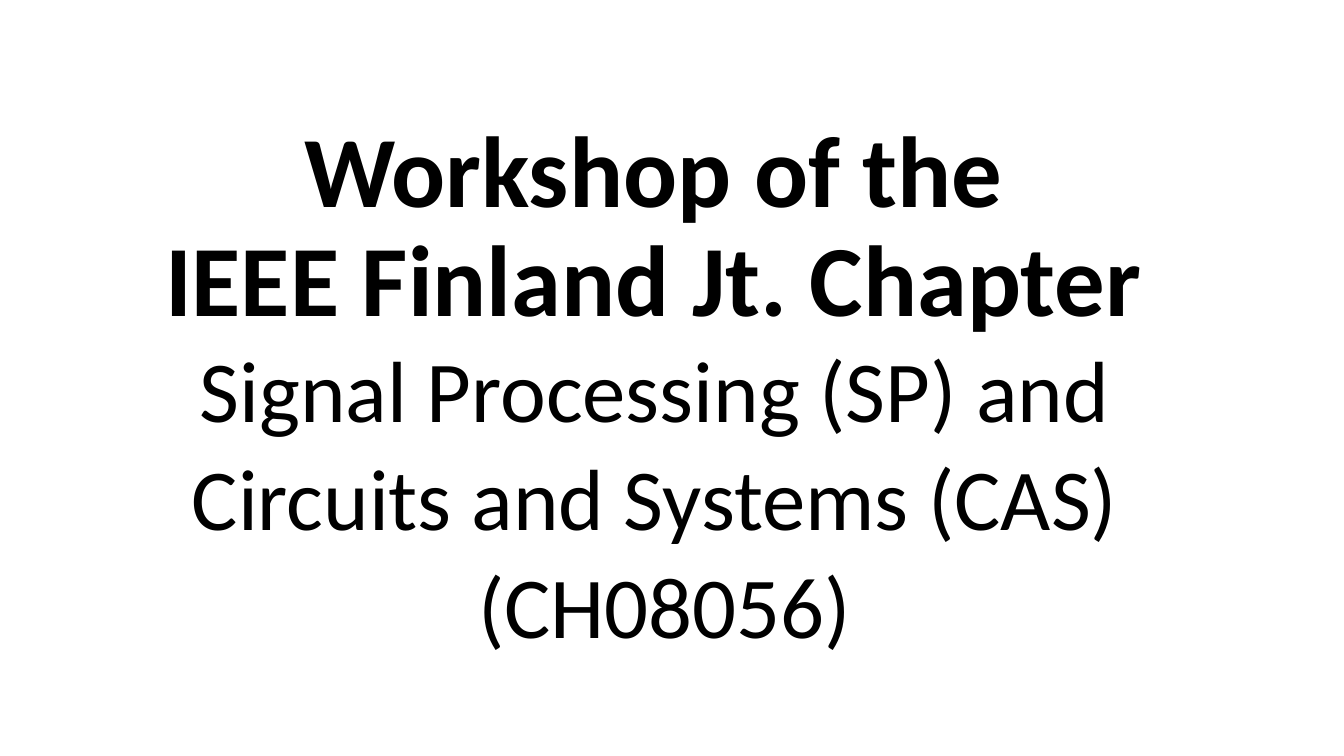
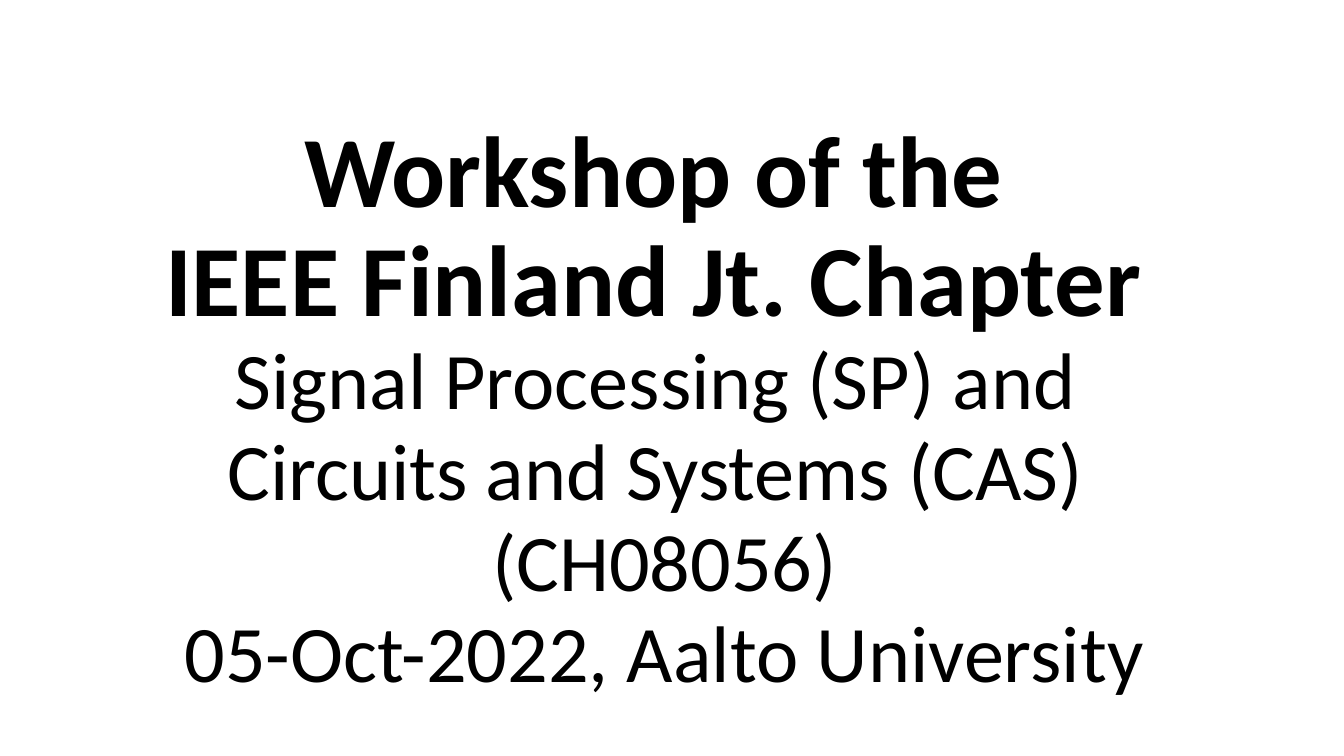
Before and after one commit to ieeespcasfinland/ieeespcasfinland.github.io, a slide deck: slide 1 of Slides05Oct_Ju.pptx. Drawn at 1344x756 pixels with LibreOffice and Linux fonts; fonts in the diff are those of the drawing. Boxes give left, top, right and bottom in pixels: in the first picture for what was removed or moved away, otherwise in the second. Text is boxed around its words. In the diff, an @@ line names an element or a change of style, - is before the commit and + after.

```diff
--- a/Slides05Oct_Ju.pptx
+++ b/Slides05Oct_Ju.pptx
@@ subtitle at <box>227,350,1083,602</box>: size 62 to 57.4 pt in "Signal Processing (SP) and", "Circuits and Systems (CAS)", "(CH08056)"; line spacing 0.9 to 0.8 @@
@@ subtitle at <box>185,626,1144,695</box>: paragraph added @@
+05-Oct-2022, Aalto University
```
Also in this commit, not shown: 6 other slides changed, 6 slides added, 2 other files.
